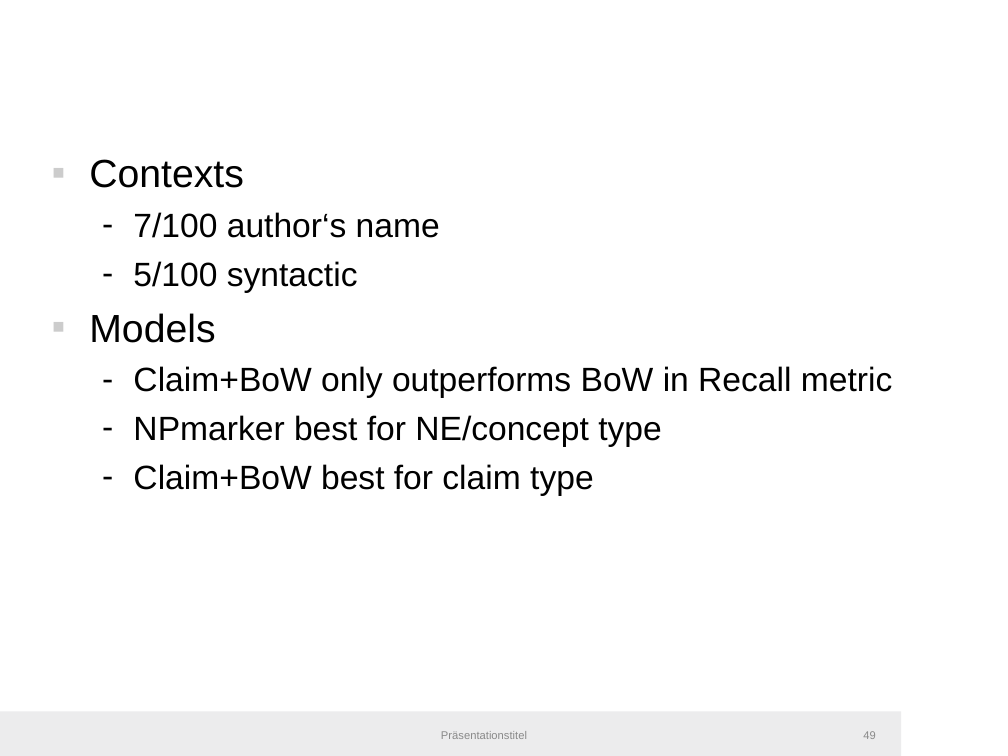
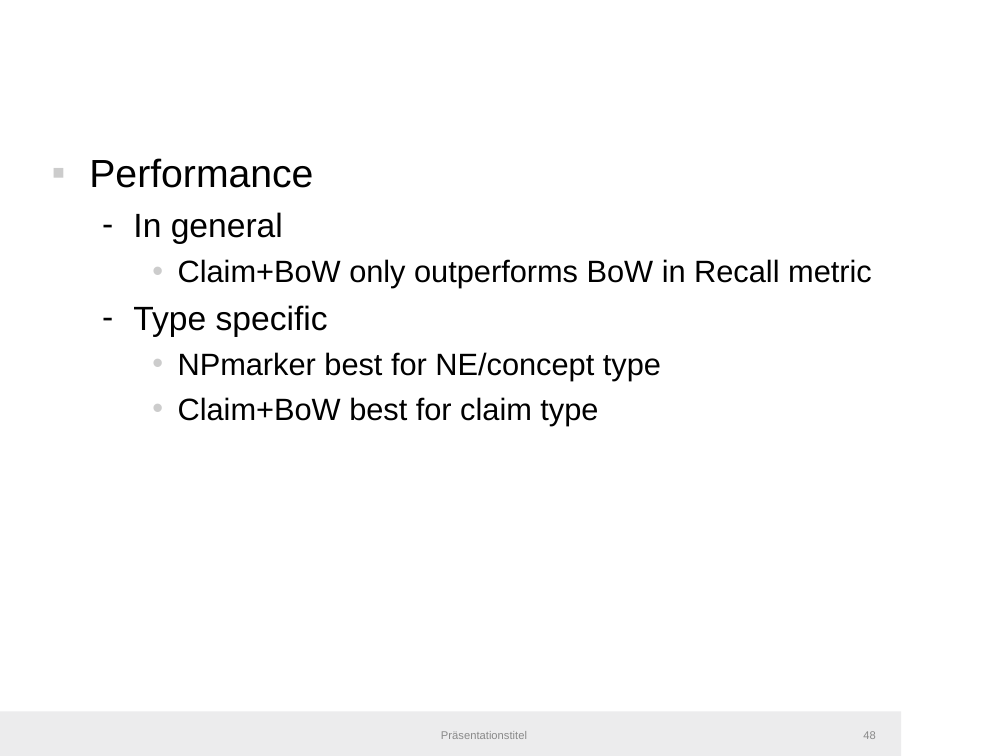
Before and after one commit to IllDepence/master_thesis, a slide deck: slide 48 of pres/pres.odp (slide 49 before the commit). Drawn at 1008x756 pixels with LibreOffice and Linux fonts; fonts in the diff are those of the drawing; background and template pictures are left out. Boxes give left, top, right and bottom in pixels: in the first picture for what was removed or moved away, otherwise in the second. Text is boxed around its words. In the diff, an @@ line names an element or a change of style, - is before the commit and + after.

```diff
--- a/pres/pres.odp
+++ b/pres/pres.odp
@@ text at [89,158,313,244]: text changed; size 24 to 28 pt @@
-▪ Contexts
-  – 7/100 author‘s name
-  – 5/100 syntactic
-▪ Models
+▪ Performance
+  – In general
@@ text at [178,259,872,425]: size 24 to 22 pt in "Claim+BoW only outperforms BoW in Recall metric", "NPmarker best for NE/concept type", "Claim+BoW best for claim type"; bullet - to •; list level 2 to 3 in "Claim+BoW only outperforms BoW in ..."; bullet colour #000000 to #CCCCCC; list level 2 to 3 in "NPmarker best for NE/concept type"; list level 2 to 3 in "Claim+BoW best for claim type" @@
@@ text at [133,305,328,337]: paragraph added @@
+  – Type specific
```
Also in this commit, not shown: 8 other slides changed, 2 slides added, 2 other files.
